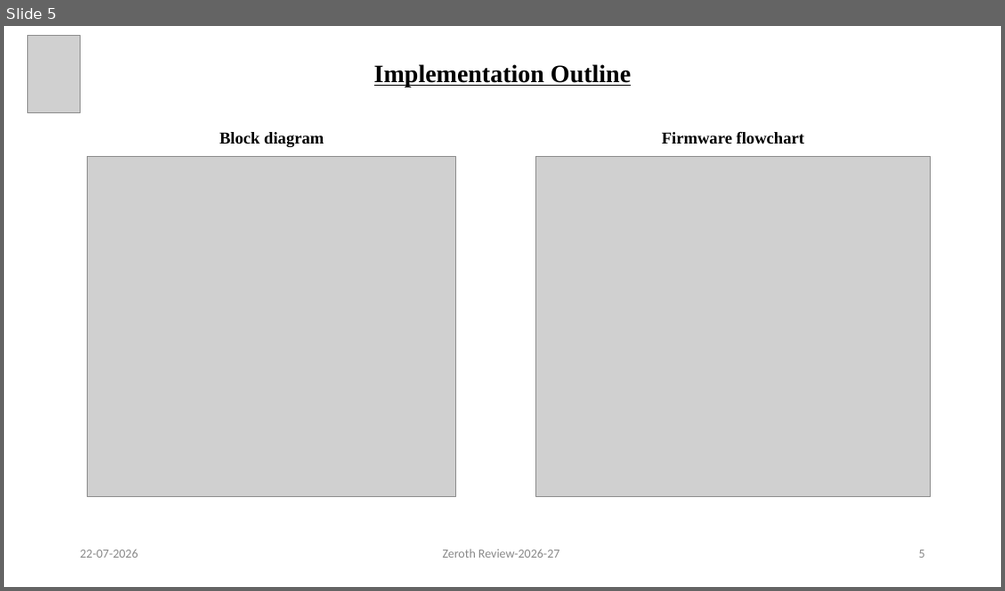
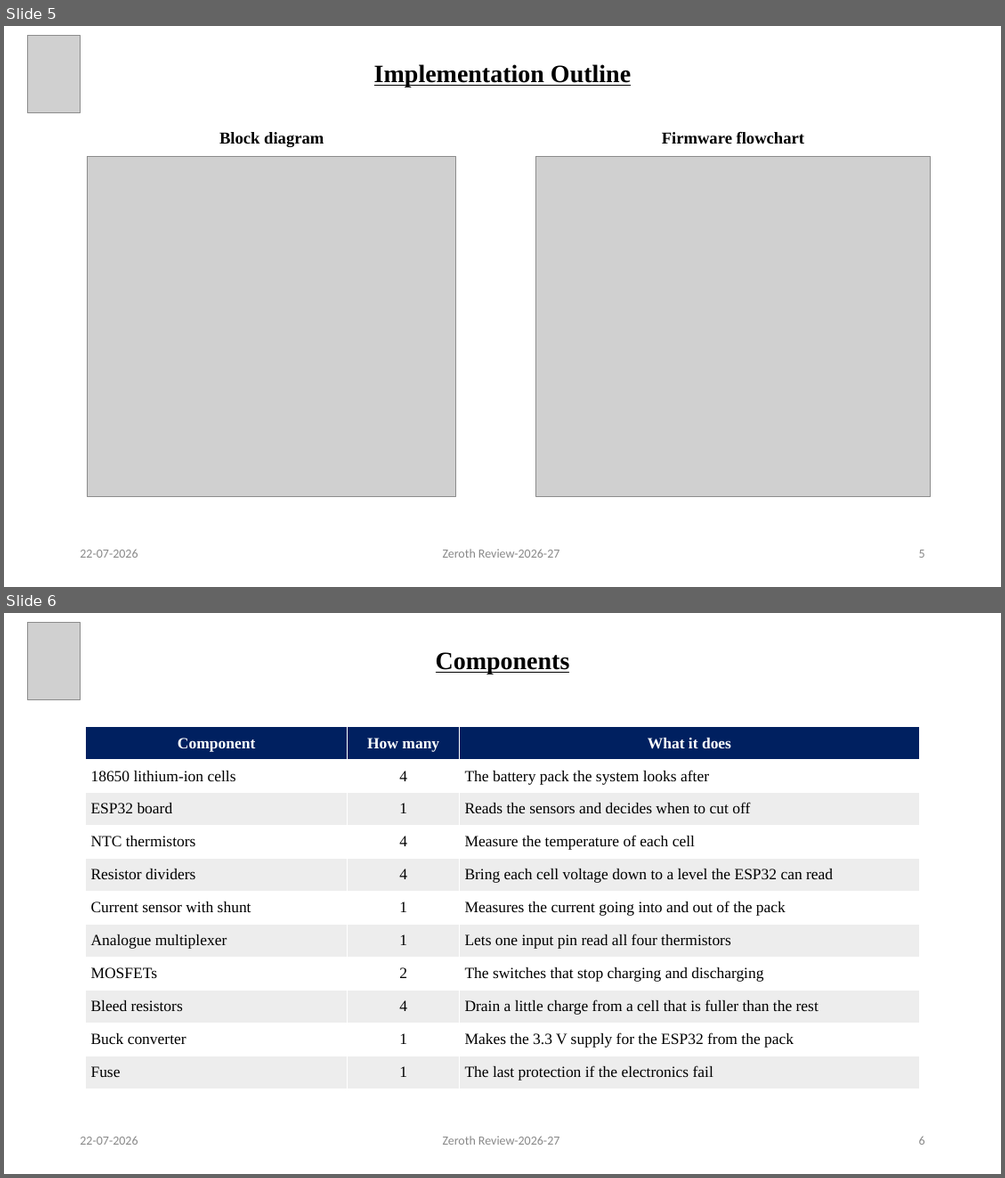
Before and after one commit to KiranPranay/moosi-bms, a slide deck: docs/reviews/zeroth-review/Predictive_BMS_Zeroth_Review.pptx. Shown one above the other, each under a label of ours: slide 5 before the commit, slides 5 and 6 after it. The pictures are 1005x591 and 1005x1178 pixels, drawn with LibreOffice and Linux fonts; fonts in the diff are those of the drawing; grey boxes stand for pictures. Boxes give left, top, right and bottom in pixels: in the first picture for what was removed or moved away, otherwise in the second. Text is boxed around its words. In the diff, an @@ line names an element or a change of style, - is before the commit and + after.

Commit message:
docs: add a components slide to the zeroth review
A plain list of the main parts, how many of each, and what each one is for.
It sits between the implementation outline and the tools, so the deck reads
as how it works, what it is made of, then what it is built with.

Kept at the level a zeroth review needs: no part numbers, no specifications
and no costs. The priced bill of materials stays in the first review.

```diff
--- a/docs/reviews/zeroth-review/Predictive_BMS_Zeroth_Review.pptx
+++ b/docs/reviews/zeroth-review/Predictive_BMS_Zeroth_Review.pptx
@@ slide 6 added at box(4, 613, 1001, 1174), background #FFFFFF @@
@@ picture added at box(27, 622, 81, 699) @@
@@ text added at box(436, 652, 570, 674), 24 pt, text #000000, bold, underline @@
+Components
@@ table added at box(86, 727, 919, 1088), 11 rows, 3 columns @@
+Component | How many | What it does
+18650 lithium-ion cells | 4 | The battery pack the system looks after
+ESP32 board | 1 | Reads the sensors and decides when to cut off
+NTC thermistors | 4 | Measure the temperature of each cell
+Resistor dividers | 4 | Bring each cell voltage down to a level the ESP32 can read
+Current sensor with shunt | 1 | Measures the current going into and out of the pack
+Analogue multiplexer | 1 | Lets one input pin read all four thermistors
+MOSFETs | 2 | The switches that stop charging and discharging
+Bleed resistors | 4 | Drain a little charge from a cell that is fuller than the rest
+Buck converter | 1 | Makes the 3.3 V supply for the ESP32 from the pack
+Fuse | 1 | The last protection if the electronics fail
@@ text added at box(80, 1135, 138, 1144), 12 pt, text #898989 @@
+22-07-2026
@@ text added at box(443, 1135, 559, 1144), 12 pt, text #898989 @@
+Zeroth Review-2026-27
@@ text added at box(919, 1135, 925, 1144), 12 pt, text #898989 @@
+6
```
Also in this commit, not shown: 5 slides changed, 3 other files.
